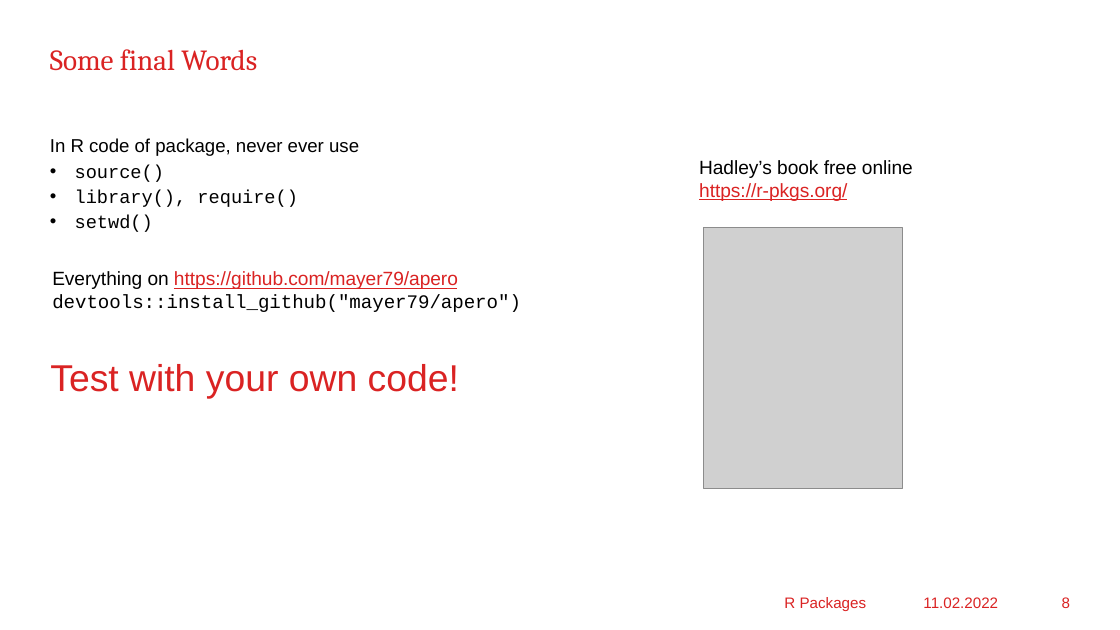
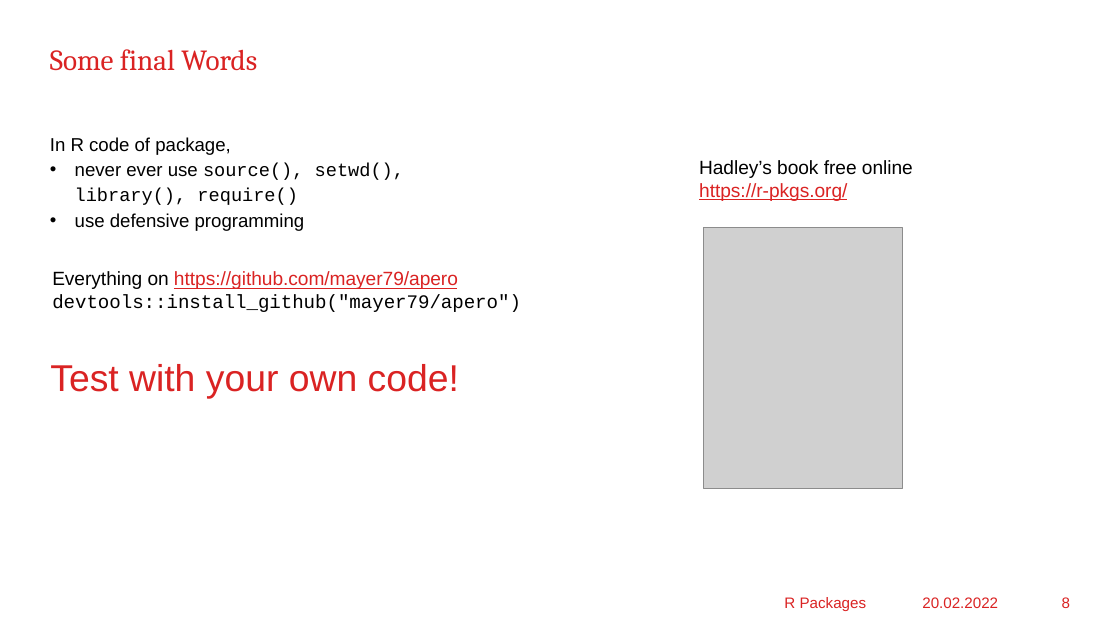
Before and after one commit to mayer79/apero, a slide deck: slide 8 of RPackage_en.pptx. Drawn at 1120x630 pixels with LibreOffice and Linux fonts; fonts in the diff are those of the drawing; grey boxes stand for pictures; background and template pictures are left out. Boxes give left, top, right and bottom in pixels: in the first picture for what was removed or moved away, otherwise in the second. Text is boxed around its words. In the diff, an @@ line names an element or a change of style, - is before the commit and + after.

```diff
--- a/RPackage_en.pptx
+++ b/RPackage_en.pptx
@@ text at [50, 137, 404, 231]: text changed; font Courier New to Arial @@
-In R code of package, never ever use
-• source()
-• library(), require()
-• setwd()
+In R code of package,
+• never ever use source(), setwd(),
+  library(), require()
+• use defensive programming
@@ text at [922, 597, 998, 608]: text changed @@
-11.02.2022
+20.02.2022
```
Also in this commit, not shown: 6 other slides changed, 1 other file.
